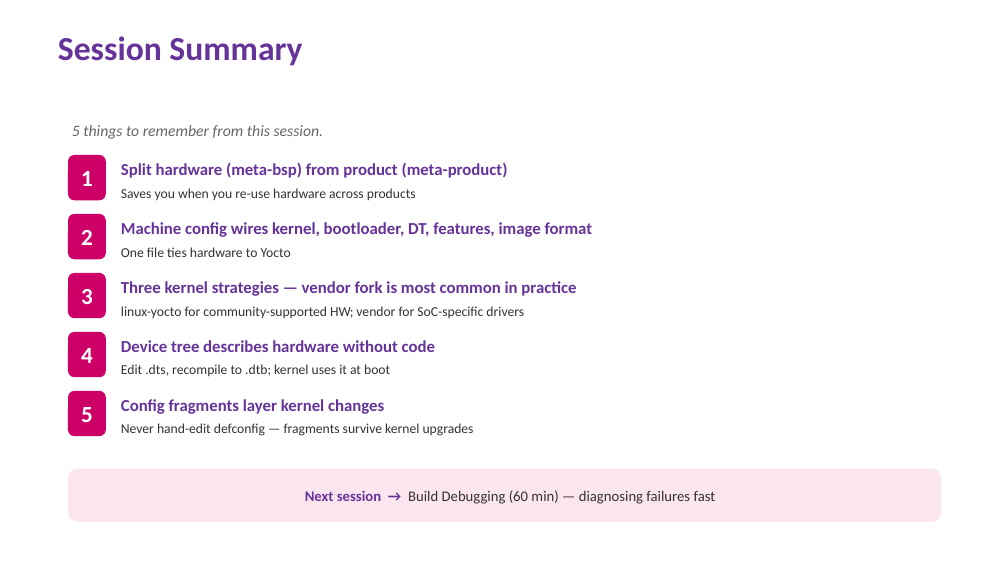
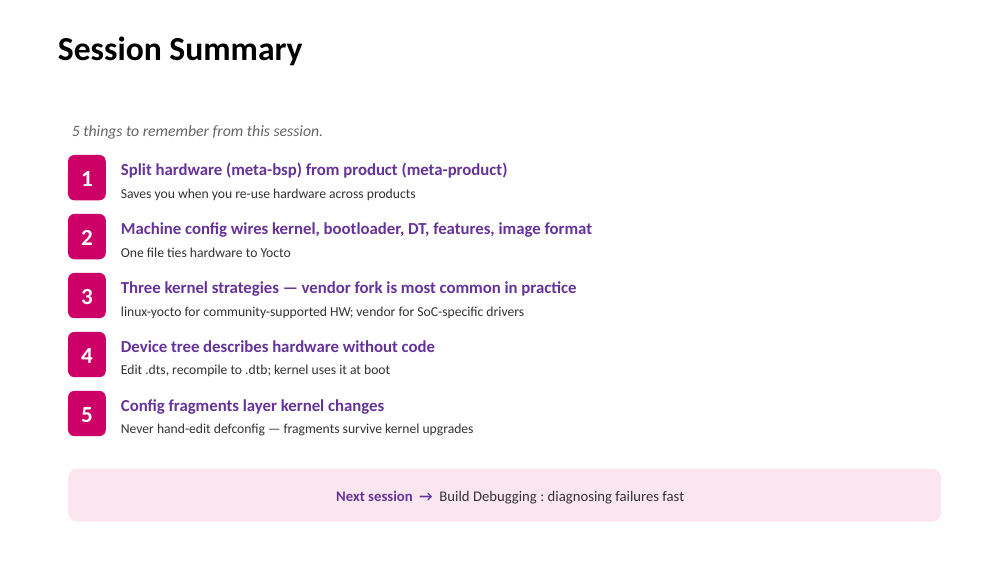
Before and after one commit to EmertxeInfoTech/Allegion-Training-Materials, a slide deck: slide 9 of yocto_training_all_session_decks/session_decks/D2S4_BSP_Kernel.pptx. Drawn at 1008x567 pixels with LibreOffice and Linux fonts; fonts in the diff are those of the drawing; background and template pictures are left out. Boxes give left, top, right and bottom in pixels: in the first picture for what was removed or moved away, otherwise in the second. Text is boxed around its words. In the diff, an @@ line names an element or a change of style, - is before the commit and + after.

```diff
--- a/yocto_training_all_session_decks/session_decks/D2S4_BSP_Kernel.pptx
+++ b/yocto_training_all_session_decks/session_decks/D2S4_BSP_Kernel.pptx
@@ title "Session Summary" at [58,36,302,66]: text colour #663399 to #000000 @@
@@ text in rounded rectangle at [336,490,684,504]: text changed @@
-Next session → Build Debugging (60 min) — diagnosing failures fast
+Next session → Build Debugging : diagnosing failures fast
```
Also in this commit, not shown: 8 other slides changed, 18 other files.
